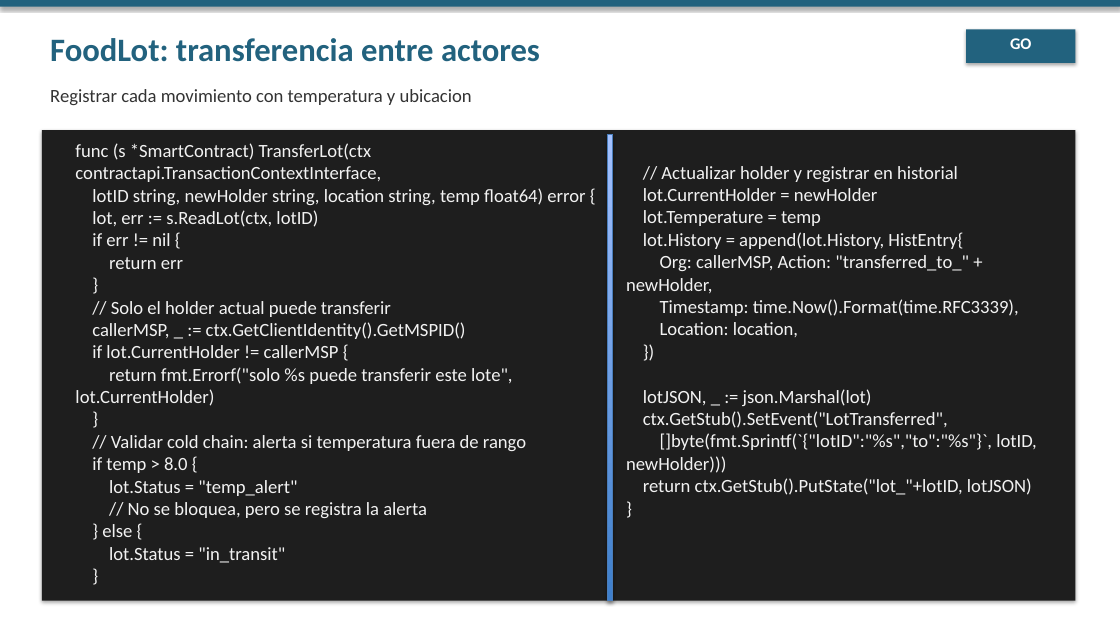
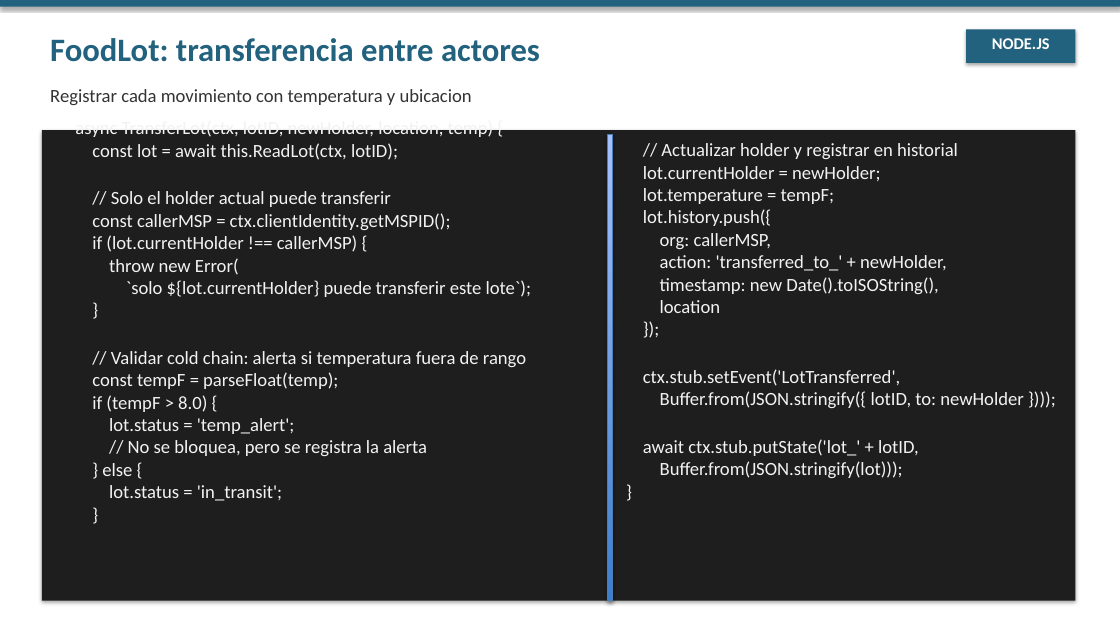
Before and after one commit to jjnieto/fabric, a slide deck: slide 17 of docs/slides/Modulo 4/dia_4.pptx. Drawn at 1120x630 pixels with LibreOffice and Linux fonts; fonts in the diff are those of the drawing. Boxes give left, top, right and bottom in pixels: in the first picture for what was removed or moved away, otherwise in the second. Text is boxed around its words. In the diff, an @@ line names an element or a change of style, - is before the commit and + after.

```diff
--- a/docs/slides/Modulo 4/dia_4.pptx
+++ b/docs/slides/Modulo 4/dia_4.pptx
@@ text at [992,38,1050,49]: text changed @@
-GO
+NODE.JS
@@ text at [75,130,531,501]: text changed @@
-func (s *SmartContract) TransferLot(ctx contractapi.TransactionContextInterface,
-lotID string, newHolder string, location string, temp float64) error {
-lot, err := s.ReadLot(ctx, lotID)
-if err != nil {
-return err
-}
-// Solo el holder actual puede transferir
-callerMSP, _ := ctx.GetClientIdentity().GetMSPID()
-if lot.CurrentHolder != callerMSP {
-return fmt.Errorf("solo %s puede transferir este lote", lot.CurrentHolder)
-}
-// Validar cold chain: alerta si temperatura fuera de rango
-if temp > 8.0 {
-lot.Status = "temp_alert"
-// No se bloquea, pero se registra la alerta
-} else {
-lot.Status = "in_transit"
-}
+async TransferLot(ctx, lotID, newHolder, location, temp) {
+const lot = await this.ReadLot(ctx, lotID);
+// Solo el holder actual puede transferir
+const callerMSP = ctx.clientIdentity.getMSPID();
+if (lot.currentHolder !== callerMSP) {
+throw new Error(
+`solo ${lot.currentHolder} puede transferir este lote`);
+}
+// Validar cold chain: alerta si temperatura fuera de rango
+const tempF = parseFloat(temp);
+if (tempF > 8.0) {
+lot.status = 'temp_alert';
+// No se bloquea, pero se registra la alerta
+} else {
+lot.status = 'in_transit';
+}
@@ text at [643,143,1023,478]: text changed @@
-// Actualizar holder y registrar en historial
-lot.CurrentHolder = newHolder
-lot.Temperature = temp
-lot.History = append(lot.History, HistEntry{
-Org: callerMSP, Action: "transferred_to_" + newHolder,
-Timestamp: time.Now().Format(time.RFC3339),
-Location: location,
-})
-lotJSON, _ := json.Marshal(lot)
-ctx.GetStub().SetEvent("LotTransferred",
-[]byte(fmt.Sprintf(`{"lotID":"%s","to":"%s"}`, lotID, newHolder)))
-return ctx.GetStub().PutState("lot_"+lotID, lotJSON)
-}
+// Actualizar holder y registrar en historial
+lot.currentHolder = newHolder;
+lot.temperature = tempF;
+lot.history.push({
+org: callerMSP,
+action: 'transferred_to_' + newHolder,
+timestamp: new Date().toISOString(),
+location
+});
+ctx.stub.setEvent('LotTransferred',
+Buffer.from(JSON.stringify({ lotID, to: newHolder })));
+await ctx.stub.putState('lot_' + lotID,
+Buffer.from(JSON.stringify(lot)));
+}
```
Also in this commit, not shown: 5 other slides changed, 8 other files.
